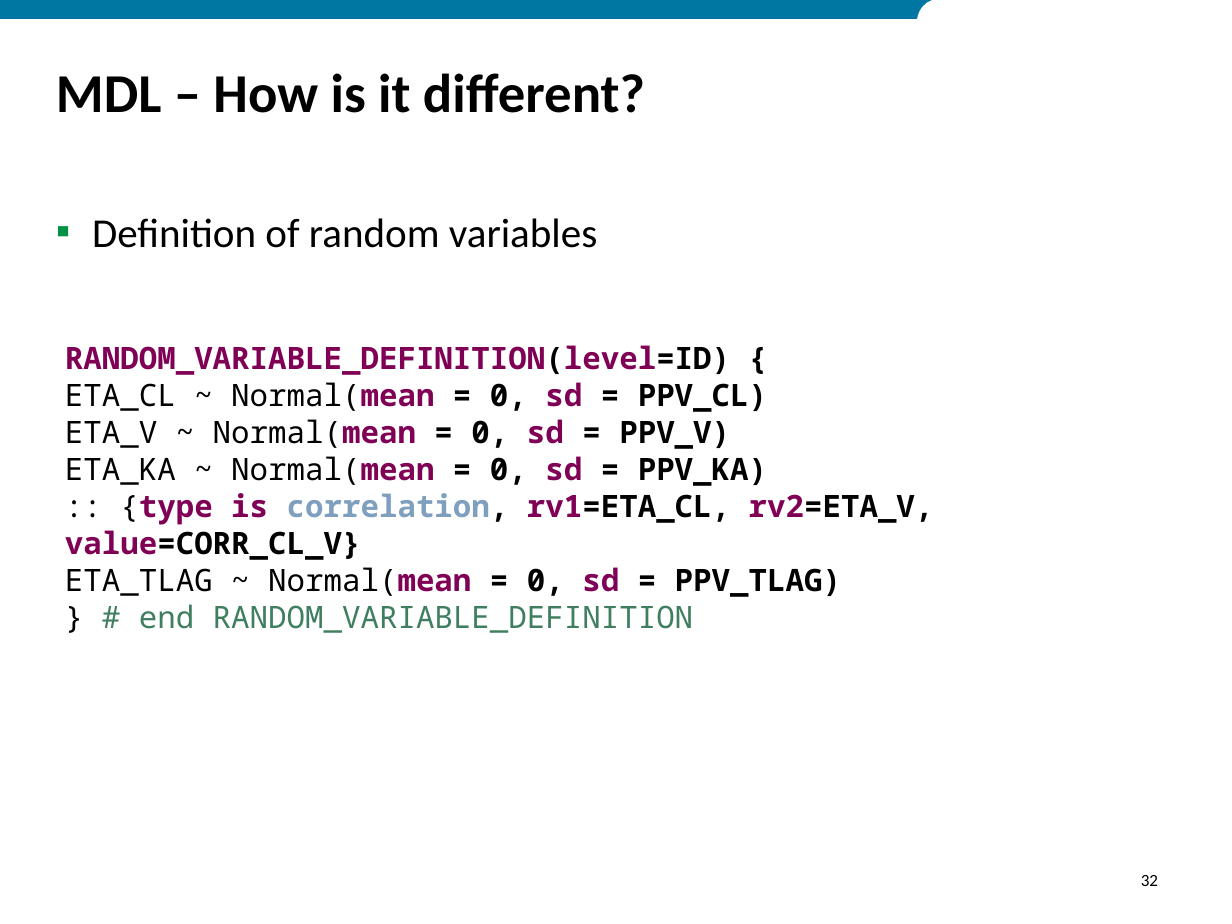
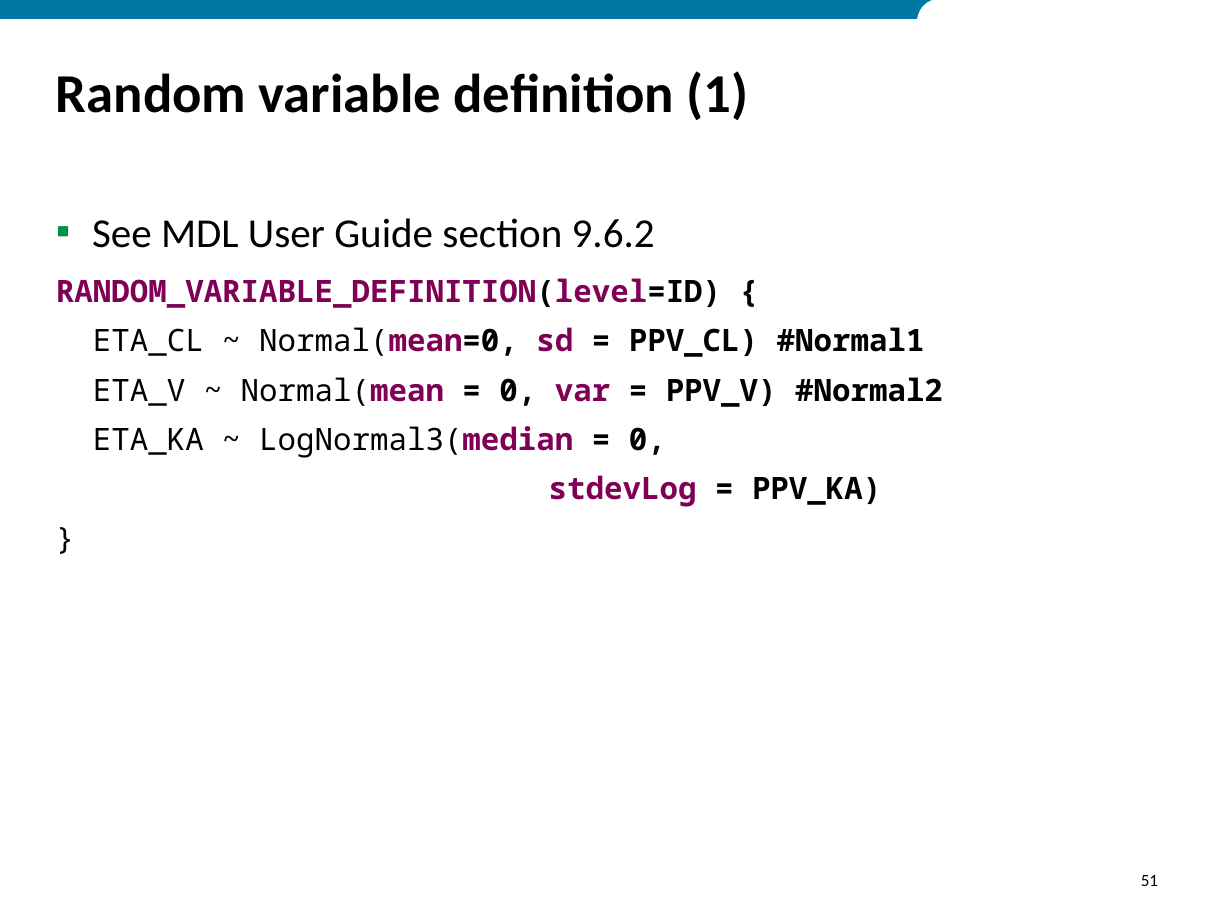
Before and after one commit to ModelDefinitionLanguage/MDLExamples, a slide deck: slide 51 of MDL_Tutorial_2018.pptx (slide 32 before the commit). Drawn at 1232x924 pixels with LibreOffice and Linux fonts; fonts in the diff are those of the drawing; background and template pictures are left out. Boxes give left, top, right and bottom in pixels: in the first picture for what was removed or moved away, otherwise in the second. Text is boxed around its words. In the diff, an @@ line names an element or a change of style, - is before the commit and + after.

```diff
--- a/MDL_Tutorial_2018.pptx
+++ b/MDL_Tutorial_2018.pptx
@@ title at (56, 71, 748, 120): text changed @@
-MDL – How is it different?
+Random variable definition (1)
@@ text added at (56, 218, 943, 507), 18 pt, text #000000, bold @@
+▪ See MDL User Guide section 9.6.2
+RANDOM_VARIABLE_DEFINITION(level=ID) {
+ETA_CL ~ Normal(mean=0, sd = PPV_CL) #Normal1
+ETA_V ~ Normal(mean = 0, var = PPV_V) #Normal2
+ETA_KA ~ LogNormal3(median = 0,
+stdevLog = PPV_KA)
+}
@@ text removed at (92, 218, 597, 248) @@
-▪ Definition of random variables
@@ text removed at (65, 345, 934, 597) @@
-RANDOM_VARIABLE_DEFINITION(level=ID) {
-ETA_CL ~ Normal(mean = 0, sd = PPV_CL)
-ETA_V ~ Normal(mean = 0, sd = PPV_V)
-ETA_KA ~ Normal(mean = 0, sd = PPV_KA)
-:: {type is correlation, rv1=ETA_CL, rv2=ETA_V, value=CORR_CL_V}
-ETA_TLAG ~ Normal(mean = 0, sd = PPV_TLAG)
-} # end RANDOM_VARIABLE_DEFINITION
@@ page number at (1141, 875, 1158, 886): text changed @@
-32
+51
```
Also in this commit, not shown: 7 other slides changed, 29 slides added, 5 slides removed, 1 other file.
